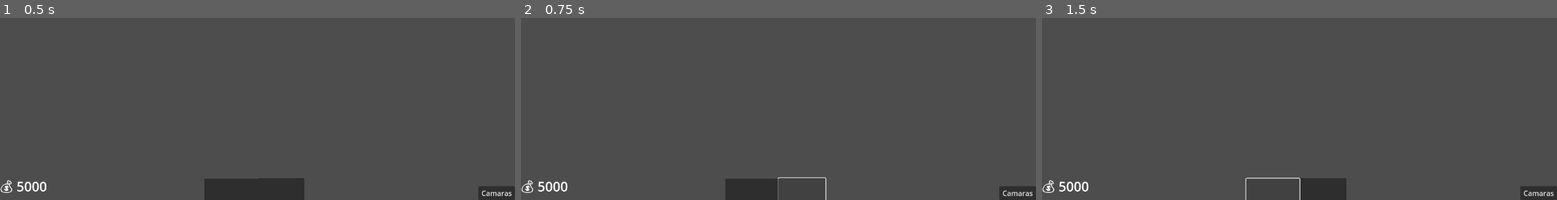
Above: before the commit, frames 1-3 (left to right).
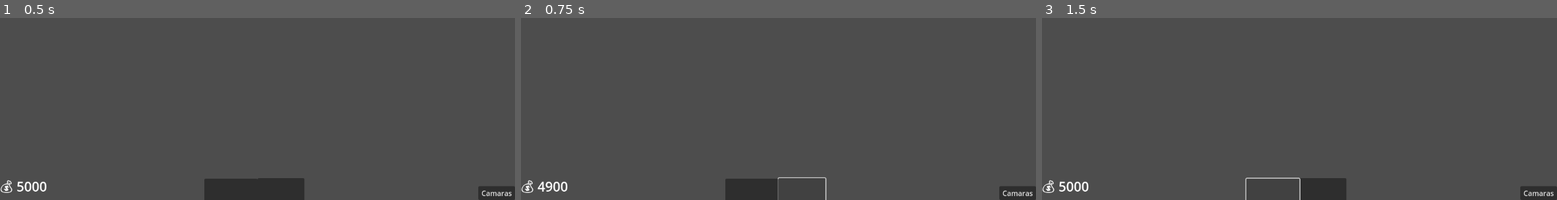
Above: after the commit, the same moments.

Repository: Rayclu/5noches
Game: Godot game, scene res://scenes/HUD.tscn
Two runs of this game, one before a commit and one after it. Both use one fixed random seed, a clock stepped at 60 frames per second and the inputs below. This scene is started directly instead of the project's main scene.
Inputs (mouse positions are in pixels of both pictures, inside the frame that each line leads up to):
- Up to frame 1 (0.5 s): no input
- Up to frame 2 (0.75 s): click (804, 189) at 0.5 s
- Up to frame 3 (1.5 s): click (1273, 190) at 1.25 s

Frame 1 is identical in both runs. In frame 2, less than 0.1% of the frame differs, in the area x 3-7%, y 89-96%; in frame 3, nothing differs.

Commit message:
AÑADI EL PRIMER MINIJUEGO ( necesito mejorar cosas)

Diff:
--- /dev/null
+++ b/Minigames/Code/buttons_minigames.gd
@@ -0,0 +1,53 @@
+extends Control
+
+var points = 100
+func _ready() -> void:
+	$Button2.pressed.connect(chooseRandomBtton)
+
+	ConfigBttns()
+
+func _process(delta: float) -> void:
+	get_node("Label").text = 'points: ' + str(points)
+	#chooseRandomBtton()
+	bttnPressed()
+
+func ConfigBttns():
+
+	var counter = 0
+	var screen = get_viewport().get_visible_rect().size
+	var centro = Vector2(screen.x/2.1, screen.y/2.2)
+	var radio = 200
+	var bttns = self.get_children()
+	bttns.pop_back()
+	for bttn in bttns:
+		bttn.size = Vector2(100,100)
+		var angulo = deg_to_rad(60 * counter)
+		var offset = Vector2(cos(angulo), sin(angulo)) * radio
+		bttn.position = centro + offset - bttn.size / 2
+		counter+=1
+
+func chooseRandomBtton():
+	randomize()
+	var BttnsRandom = self.get_children()
+	BttnsRandom.pop_back()
+	BttnsRandom=BttnsRandom.pick_random()
+	var sombra = StyleBoxFlat.new()
+	sombra.shadow_color = Color(1,0,0)
+	sombra.shadow_size = 15
+	BttnsRandom.add_theme_stylebox_override("normal", sombra)
+	BttnsRandom.add_theme_stylebox_override("hover", sombra)
+	if not BttnsRandom.pressed.is_connected(deletePreset):
+		BttnsRandom.pressed.connect(deletePreset.bind(BttnsRandom))
+#A ARREGLAR UNA BANDA DE COSASSSS
+func bttnPressed():
+	var bttns = get_children()
+	bttns.pop_back()
+	for button in bttns:
+		if button.has_theme_stylebox_override("normal") && button.toggled:
+			print("HOLA")
+			print(button.toggled)
+			points+=1
+
+func deletePreset(button):
+	button.remove_theme_stylebox_override("normal")
+	button.remove_theme_stylebox_override("hover")
--- /dev/null
+++ b/Minigames/Scenes/Buttons_minigames.tscn
@@ -0,0 +1,78 @@
+[gd_scene load_steps=2 format=3 uid="uid://dwu0mvn5clik3"]
+
+[ext_resource type="Script" uid="uid://c1rrisee4dsxr" path="res://Minigames/Code/buttons_minigames.gd" id="1_splcv"]
+
+[node name="Control" type="Control"]
+layout_mode = 3
+anchors_preset = 15
+anchor_right = 1.0
+anchor_bottom = 1.0
+grow_horizontal = 2
+grow_vertical = 2
+script = ExtResource("1_splcv")
+
+[node name="Button" type="Button" parent="."]
+layout_mode = 0
+offset_right = 8.0
+offset_bottom = 8.0
+
+[node name="TextureRect" type="TextureRect" parent="Button"]
+layout_mode = 0
+offset_right = 40.0
+offset_bottom = 40.0
+
+[node name="Button2" type="Button" parent="."]
+layout_mode = 0
+offset_right = 8.0
+offset_bottom = 8.0
+
+[node name="TextureRect" type="TextureRect" parent="Button2"]
+layout_mode = 0
+offset_right = 40.0
+offset_bottom = 40.0
+
+[node name="Button3" type="Button" parent="."]
+layout_mode = 0
+offset_right = 8.0
+offset_bottom = 8.0
+
+[node name="TextureRect" type="TextureRect" parent="Button3"]
+layout_mode = 0
+offset_right = 40.0
+offset_bottom = 40.0
+
+[node name="Button4" type="Button" parent="."]
+layout_mode = 0
+offset_right = 8.0
+offset_bottom = 8.0
+
+[node name="TextureRect" type="TextureRect" parent="Button4"]
+layout_mode = 0
+offset_right = 40.0
+offset_bottom = 40.0
+
+[node name="Button5" type="Button" parent="."]
+layout_mode = 0
+offset_right = 8.0
+offset_bottom = 8.0
+
+[node name="TextureRect" type="TextureRect" parent="Button5"]
+layout_mode = 0
+offset_right = 40.0
+offset_bottom = 40.0
+
+[node name="Button6" type="Button" parent="."]
+layout_mode = 0
+offset_right = 8.0
+offset_bottom = 8.0
+rotation = 0.00742187
+
+[node name="TextureRect" type="TextureRect" parent="Button6"]
+layout_mode = 0
+offset_right = 40.0
+offset_bottom = 40.0
+
+[node name="Label" type="Label" parent="."]
+layout_mode = 0
+offset_right = 174.0
+offset_bottom = 76.0
--- a/code/node.gd
+++ b/code/node.gd
@@ -1,4 +1,16 @@
-extends Node
+extends Control
+
+func _ready() -> void:
+	var bttns = self.get_children()
+
+	var x = 0
+	for buttn in bttns:
+
+		if x==1:
+			buttn.pressed.connect(ECONOMY._add_money.bind(100))
+		else:
+			buttn.pressed.connect(ECONOMY._less_money.bind(100))
+			x+=1
 
 func _input(event: InputEvent) -> void:
 	if event is InputEventKey:
--- a/project.godot
+++ b/project.godot
@@ -23,6 +23,7 @@
 [file_customization]
 
 folder_colors={
+"res://Minigames/": "gray",
 "res://assets/": "pink",
 "res://cameras/": "yellow",
 "res://code/": "red",
--- a/scenes/HUD.tscn
+++ b/scenes/HUD.tscn
@@ -117,6 +117,7 @@
 offset_right = 105.0
 offset_bottom = 4.0
 grow_vertical = 2
+action_mode = 0
 
 [node name="Button2" type="Button" parent="PRUEBAS"]
 layout_mode = 1
@@ -130,3 +131,4 @@
 offset_bottom = 4.0
 grow_horizontal = 0
 grow_vertical = 2
+action_mode = 0
Not shown, added: Minigames/Code/buttons_minigames.gd.uid
